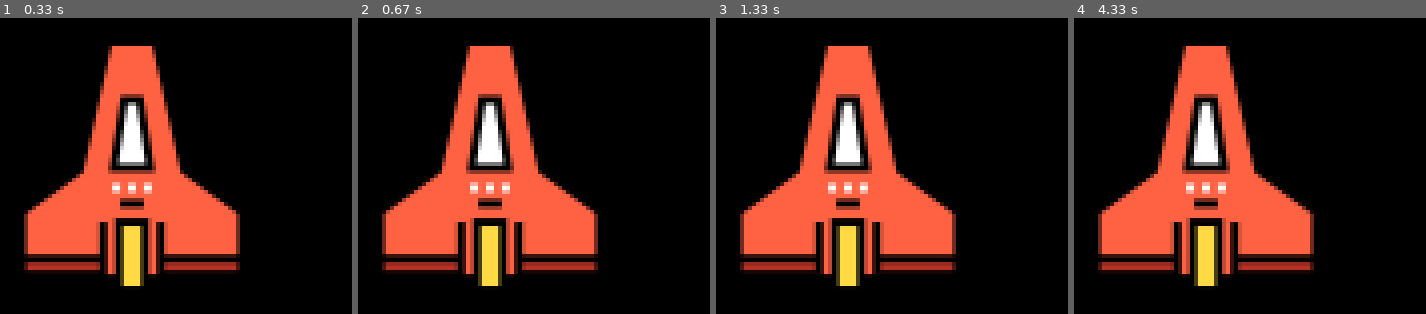
Above: before the commit, frames 1-4 (left to right).
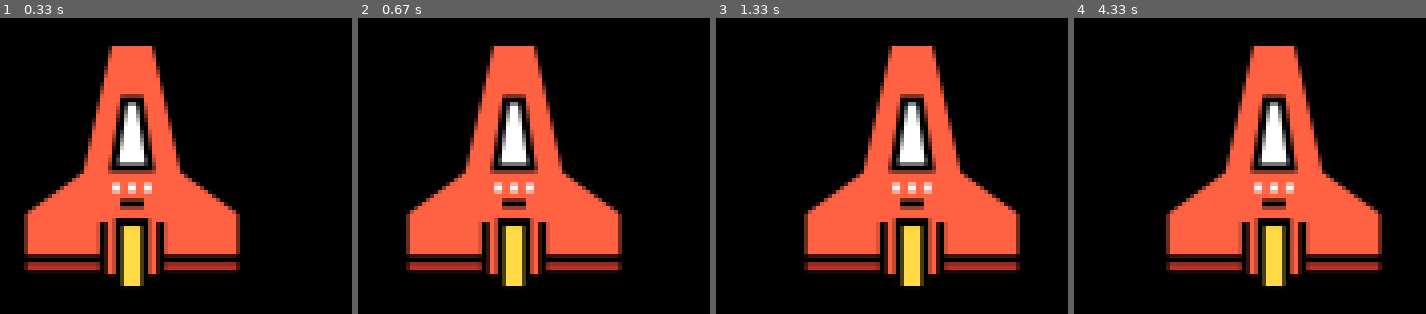
Above: after the commit, the same moments.

Repository: AdamBrauns/space_invaders_python
Game: pygame game, started from space_invaders_pygame/main.py
Same seed, same stepped clock (60 frames per second), same inputs: the game is played once before the commit and once after it.
Inputs:
- Up to frame 1 (0.33 s): no input
- Up to frame 2 (0.67 s): hold Right from 0.33 s (still down)
- Up to frame 3 (1.33 s): release Right at 0.8 s; hold Right 0.83-1.3 s
- Up to frame 4 (4.33 s): hold Left 1.33-1.87 s; hold Left 1.9-2.3 s; hold Right 2.33-2.97 s; hold Left 3-3.47 s; hold Right 3.5-3.97 s; hold Right from 4 s (still down)

Frame 1 is identical in both runs. In frame 2, 22% of the frame differs, in the area x 6-75%, y 9-91%; in frame 3, 34%; in frame 4, 34%, in the area x 6-88%, y 9-91%.

Commit message:
player now has movement

Diff:
--- a/space_invaders_pygame/main.py
+++ b/space_invaders_pygame/main.py
@@ -15,6 +15,7 @@
 playerImg = pygame.image.load('images/player2.png')
 playerX = 370
 playerY = 480
+playerX_change = 0
 
 def player(x, y):
     # Blit is used to draw on screen
@@ -31,14 +32,14 @@
 
         # If keystroke is pressed check if it is right or left
         if event.type == pygame.KEYDOWN:
-            print("A keystroke has been pressed")
             if event.key == pygame.K_LEFT:
-                print("Left arrow pressed")
+                playerX_change = -0.3
             if event.key == pygame.K_RIGHT:
-                print("Right arrow pressed")
+                playerX_change = 0.3
         if event.type == pygame.KEYUP:
             if event.key == pygame.K_LEFT or event.key == pygame.K_RIGHT:
-                print("Keystroke has been released")
+                playerX_change = 0
 
+    playerX += playerX_change
     player(playerX, playerY)
     pygame.display.update()
